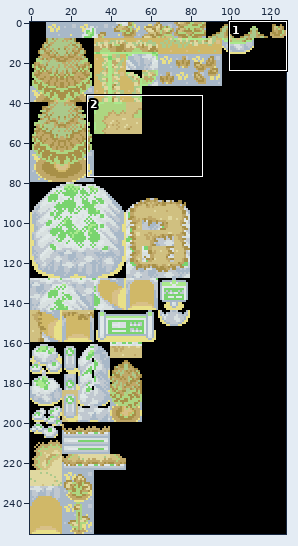
Sprite sheet, stored at data/tilesets/primary/outside/tiles.png. The picture above shows the old version from afar; the outline marks the close-up.
Close-up. The starting point:
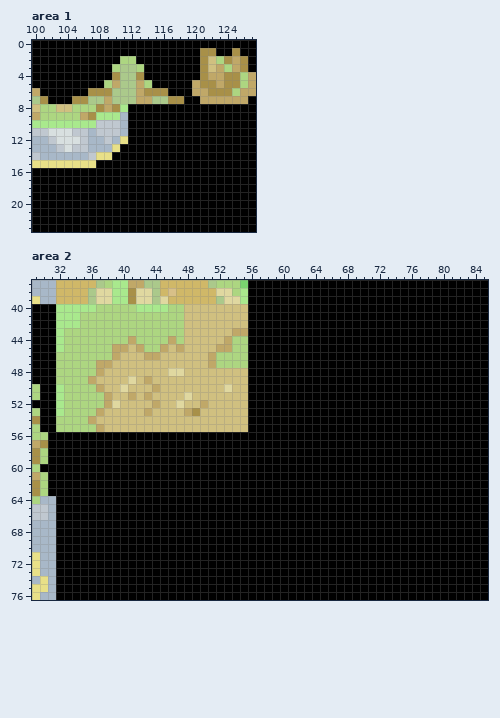
The file is 128x256 pixels. Shown: area 1: x 100..127, y 0..23; area 2: x 29..85, y 37..76.
The result:
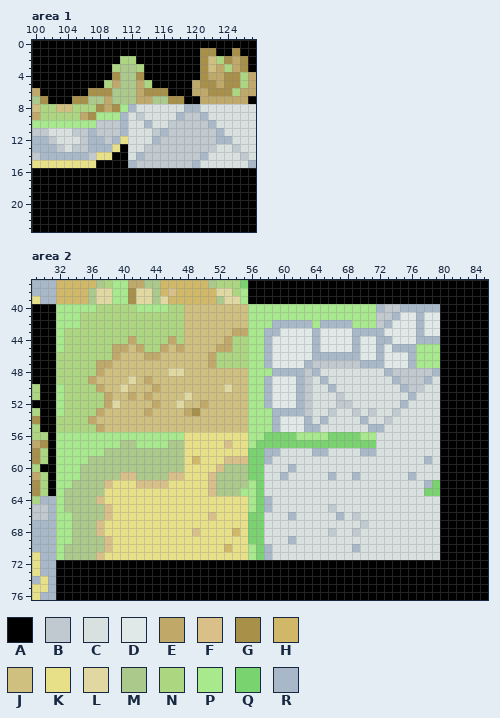
Palette (. is transparent): A #000000  B #c0c8d0  C #d8e0e0  D #e0e8e8  E #c0a868  F #d8c088  G #a89048  H #d0b868  J #d0c080  K #e8e088  L #e0d8a0  M #abc98b  N #add681  P #a9e98d  Q #79d46f  R #a8b8c8
The edit:
--- area 1
@@ x 110..127 @@
  7 MMMEEMMGGAAEEEEEEA
- 8 GPAAAAAAAAAAAAAAAA
- 9 PRAAAAAAAAAAAAAAAA
-10 BRAAAAAAAAAAAAAAAA
-11 BRAAAAAAAAAAAAAAAA
-12 RKAAAAAAAAAAAAAAAA
-13 KAAAAAAAAAAAAAAAAA
-14 AAAAAAAAAAAAAAAAAA
-15 AAAAAAAAAAAAAAAAAA
+ 8 GPRCCCCCCRRCCCCCCC
+ 9 PRCBCCCCRBBRCCCCCC
+10 BRCCRCCBBBBBRCCCCC
+11 BRCCCBRBBBBBBRCCCC
+12 RKCCCRBBBBBBBRRCCC
+13 KACCBBBBBBBBBCCBCC
+14 AACRBBBBBBBRCCCCBC
+15 AARBBBBBBBRCCCCCCR
 16 AAAAAAAAAAAAAAAAAA
--- area 2
@@ x 29..85 @@
 39 KRRHHHHMLLPPGLLMLHHHHHHMLLPAAAAAAAAAAAAAAAAAAAAAAAAAAAAAA
-40 AAAPPPPPNNNNNPPPPNNJJJJJJJJAAAAAAAAAAAAAAAAAAAAAAAAAAAAAA
-41 AAAPPPNNNNNNNNNNNNNJJJJJJJJAAAAAAAAAAAAAAAAAAAAAAAAAAAAAA
-42 AAAPPPNNNNNNNNNNNNNJJJJJJJJAAAAAAAAAAAAAAAAAAAAAAAAAAAAAA
-43 AAAPNNNNNNNNNNNNNNNJJJJJJEEAAAAAAAAAAAAAAAAAAAAAAAAAAAAAA
-44 AAAPNNNNNNNNENNNNENJJJJJENNAAAAAAAAAAAAAAAAAAAAAAAAAAAAAA
-45 AAAPNNNNNNEEJENNEJEJJJJEENNAAAAAAAAAAAAAAAAAAAAAAAAAAAAAA
-46 AAANNNNNNNEJJJEEJJJJJJENNNNAAAAAAAAAAAAAAAAAAAAAAAAAAAAAA
-47 AAANNNNNEEJJJJJJJJJJJJENNNNAAAAAAAAAAAAAAAAAAAAAAAAAAAAAA
-48 AAANNNNNEJJJJJJJJLLJJJJJJJJAAAAAAAAAAAAAAAAAAAAAAAAAAAAAA
-49 AAANNNNEJJJJLJEJJJJJJJJJJJJAAAAAAAAAAAAAAAAAAAAAAAAAAAAAA
-50 NAAPNNNNEJJLJJJEJJJJJJJJLJJAAAAAAAAAAAAAAAAAAAAAAAAAAAAAA
-51 NAAPNNNNNEJJEJEJJJJLJJJJJJJAAAAAAAAAAAAAAAAAAAAAAAAAAAAAA
-52 AAAPNNNNNELJJJJEJJLJJEJJJJJAAAAAAAAAAAAAAAAAAAAAAAAAAAAAA
-53 NAAPNNNNEJJJJJEJJJJEGJJJJJJAAAAAAAAAAAAAAAAAAAAAAAAAAAAAA
-54 GAANNNNEJJJJJJJJJJJJJJJJJJJAAAAAAAAAAAAAAAAAAAAAAAAAAAAAA
-55 NAANNNNNEJJJJJJJJJJJJJJJJJJAAAAAAAAAAAAAAAAAAAAAAAAAAAAAA
-56 NNAAAAAAAAAAAAAAAAAAAAAAAAAAAAAAAAAAAAAAAAAAAAAAAAAAAAAAA
-57 EGAAAAAAAAAAAAAAAAAAAAAAAAAAAAAAAAAAAAAAAAAAAAAAAAAAAAAAA
-58 GNAAAAAAAAAAAAAAAAAAAAAAAAAAAAAAAAAAAAAAAAAAAAAAAAAAAAAAA
-59 GNAAAAAAAAAAAAAAAAAAAAAAAAAAAAAAAAAAAAAAAAAAAAAAAAAAAAAAA
-60 NAAAAAAAAAAAAAAAAAAAAAAAAAAAAAAAAAAAAAAAAAAAAAAAAAAAAAAAA
-61 ENAAAAAAAAAAAAAAAAAAAAAAAAAAAAAAAAAAAAAAAAAAAAAAAAAAAAAAA
-62 GNAAAAAAAAAAAAAAAAAAAAAAAAAAAAAAAAAAAAAAAAAAAAAAAAAAAAAAA
-63 GNAAAAAAAAAAAAAAAAAAAAAAAAAAAAAAAAAAAAAAAAAAAAAAAAAAAAAAA
-64 NRRAAAAAAAAAAAAAAAAAAAAAAAAAAAAAAAAAAAAAAAAAAAAAAAAAAAAAA
-65 BBRAAAAAAAAAAAAAAAAAAAAAAAAAAAAAAAAAAAAAAAAAAAAAAAAAAAAAA
-66 BBRAAAAAAAAAAAAAAAAAAAAAAAAAAAAAAAAAAAAAAAAAAAAAAAAAAAAAA
-67 RRRAAAAAAAAAAAAAAAAAAAAAAAAAAAAAAAAAAAAAAAAAAAAAAAAAAAAAA
-68 RRRAAAAAAAAAAAAAAAAAAAAAAAAAAAAAAAAAAAAAAAAAAAAAAAAAAAAAA
-69 RRRAAAAAAAAAAAAAAAAAAAAAAAAAAAAAAAAAAAAAAAAAAAAAAAAAAAAAA
-70 RRRAAAAAAAAAAAAAAAAAAAAAAAAAAAAAAAAAAAAAAAAAAAAAAAAAAAAAA
-71 KRRAAAAAAAAAAAAAAAAAAAAAAAAAAAAAAAAAAAAAAAAAAAAAAAAAAAAAA
+40 AAAPPPPPNNNNNPPPPNNJJJJJJJJPPPPPPPPPPPPPPPPRBBRRRRRAAAAAA
+41 AAAPPPNNNNNNNNNNNNNJJJJJJJJPPPPPPPPPPPPPPPPBBRDDRDDAAAAAA
+42 AAAPPPNNNNNNNNNNNNNJJJJJJJJPPPRRRRRPRRRRPPPBRDDDRDDAAAAAA
+43 AAAPNNNNNNNNNNNNNNNJJJJJJEEPPRRDDDDRDDDDRRRRDDDDRDDAAAAAA
+44 AAAPNNNNNNNNENNNNENJJJJJENNPPRDDDDDRDDDDRDDRRDDDRRRAAAAAA
+45 AAAPNNNNNNEEJENNEJEJJJJEENNPPRDDDDDRDDDDRDDRDRRRPPPAAAAAA
+46 AAANNNNNNNEJJJEEJJJJJJENNNNPPRDDDDDRRRRRRDDRDDDRPPPAAAAAA
+47 AAANNNNNEEJJJJJJJJJJJJENNNNPPRDDDDRBBBBBBRRRDDDRPPPAAAAAA
+48 AAANNNNNEJJJJJJJJLLJJJJJJJJPPPRRRRBRCCCCCCCCRBBBBBRAAAAAA
+49 AAANNNNEJJJJLJEJJJJJJJJJJJJPPRDDDRBCRCCCCCCCCRBBBRCAAAAAA
+50 NAAPNNNNEJJLJJJEJJJJJJJJLJJPPRDDDRBCCRCCCCCCCCRBBCCAAAAAA
+51 NAAPNNNNNEJJEJEJJJJLJJJJJJJPPRDDDRBCCCBCCCCCCCCRCCCAAAAAA
+52 AAAPNNNNNELJJJJEJJLJJEJJJJJPPRDDDRBCCCBBCCCCCCRCCCCAAAAAA
+53 NAAPNNNNEJJJJJEJJJJEGJJJJJJPPPRRRRBCCBCCBCBCCBCCCCCAAAAAA
+54 GAANNNNEJJJJJJJJJJJJJJJJJJJPPPRDDDRCRCCCCRCCBCCCCCCAAAAAA
+55 NAANNNNNEJJJJJJJJJJJJJJJJJJPPPRDDDRRCCCCCCRRCCCCCCCAAAAAA
+56 NNAPPPPPPPPPPPPPPPPKKKKKKKKPPQQQQPPPPQQQQPPCCCCCCCCAAAAAA
+57 EGAPPPPPPPPMMPPPPMMKKKKKFKKPQQQQQQQQQQQQQQQCCCCCCCCAAAAAA
+58 GNAPPPPPPMMMMMMMMMMKKKKKKKKQQRRCCCCRRCCCCRRCCCCCCCCAAAAAA
+59 GNAPPPPMMMMMMMMMMMMKHKKKFFFQQRCCCCCCCCCCCCCCCCCCCRCAAAAAA
+60 NAAPPPMMMMMMMMMMMMMKKKKFMMMQQCCCRCCCCCCCCCCCCCCCCCCAAAAAA
+61 ENAPPPMMMMMFFMMMMFFKKKFMMMMQQCCRCCCCCRCCRCCCCCCRCCCAAAAAA
+62 GNAPPMMMMFKKKFFFFKKKKKFMMMMPQCCCCCCCCCCCCCCCCCCCCRQAAAAAA
+63 GNAPMMMMMKKKKKKKKKKKKKFMMMPPQCCCCCCCCCCCCCCCCCCCCQQAAAAAA
+64 NRRPMMMMFKKKKKKKKKKKKKKKKKKPQRCCCCCCCCCCCCCCCCCCCCCAAAAAA
+65 BBRPMMMMMFKKKKKKKKKKKKKKKKKPQRCCCCCCCBCCCCCCCCCCCCCAAAAAA
+66 BBRPPMMMMFKKKKKKKKKKKKFKKKKQQCCCRCCCCCRCBCCCCCCCCCCAAAAAA
+67 RRRPPMMMFKKKKKKKKKKKKKKKKKKQQCCCCCCCCCCCCBCCCCCCCCCAAAAAA
+68 RRRPPMMMFKKKKKKKKKKKFKKKKHKQQCCCCCCCCBCCBCCCCCCCCCCAAAAAA
+69 RRRPPMMMMFKKKKKKKKKKKKKKKKKQQCCCRCCCCCCCCCCCCCCCCCCAAAAAA
+70 RRRPMMMMMFKKKKKKKKKKKKKKHKKPQRCCCCCCCCCCRCCCCCCCCCCAAAAAA
+71 KRRPMMMMFKKKKKKKKKKKKKKKKKKPQRCCCCCCCCCCCCCCCCCCCCCAAAAAA
 72 KRRAAAAAAAAAAAAAAAAAAAAAAAAAAAAAAAAAAAAAAAAAAAAAAAAAAAAAA
Changed places in both close-ups, as pixel boxes (x1, y1, x2, y2):
changed: (128, 104, 256, 168)
changed: (56, 304, 440, 560)
